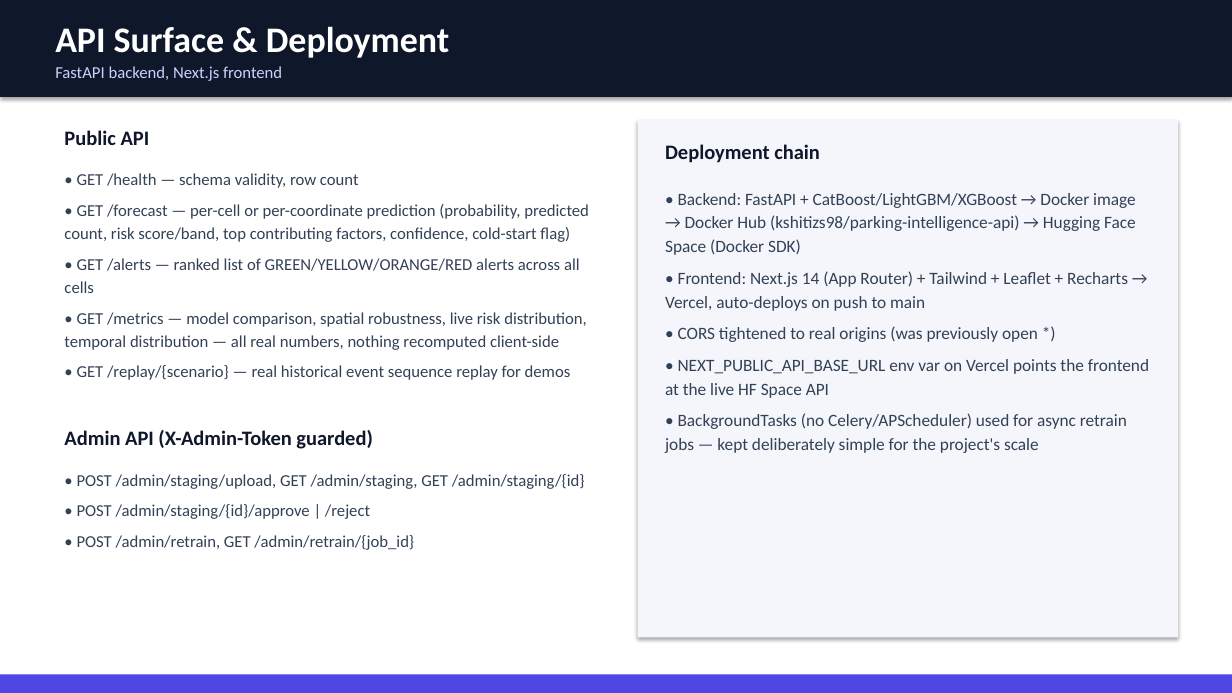
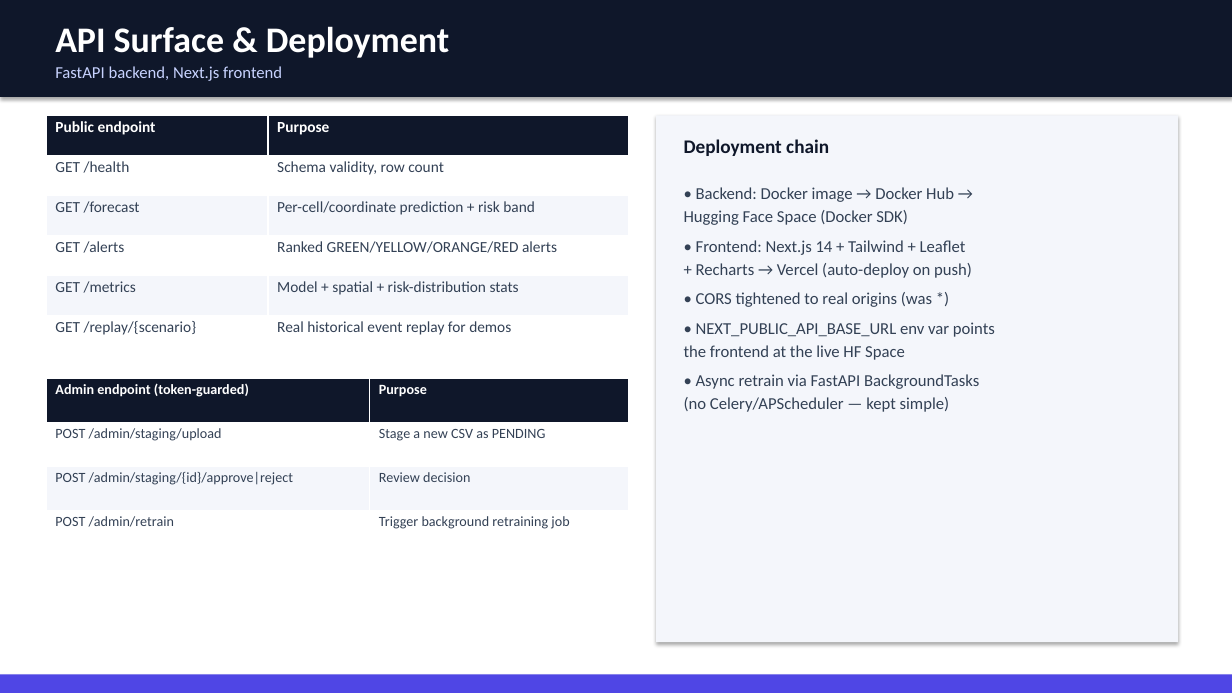
Before and after one commit to Kshitiz0809/Namma_Traffic, a slide deck: slide 10 of slides/Parking_Intelligence_Deck.pptx. Drawn at 1232x693 pixels with LibreOffice and Linux fonts; fonts in the diff are those of the drawing. Boxes give left, top, right and bottom in pixels: in the first picture for what was removed or moved away, otherwise in the second. Text is boxed around its words. In the diff, an @@ line names an element or a change of style, - is before the commit and + after.

Commit message:
Replace dense bullet paragraphs in slide deck with tables and charts
Every slide that was describing numbers in prose now uses a table or a
native PPTX bar/pie chart instead: model comparison table, multi-horizon
bar chart, risk-weight pie chart, spatial holdout drop bar chart,
regularization sweep bar chart, risk-distribution pie chart, schema/
feature/API/limitations tables. Bullet text kept to short one-liners.

```diff
--- a/slides/Parking_Intelligence_Deck.pptx
+++ b/slides/Parking_Intelligence_Deck.pptx
@@ table added at <box>46,116,628,356</box>, 6 rows, 2 columns @@
+Public endpoint | Purpose
+GET /health | Schema validity, row count
+GET /forecast | Per-cell/coordinate prediction + risk band
+GET /alerts | Ranked GREEN/YELLOW/ORANGE/RED alerts
+GET /metrics | Model + spatial + risk-distribution stats
+GET /replay/{scenario} | Real historical event replay for demos
@@ rectangle: place and size @@
-rectangle at <box>638,120,1178,638</box>
+rectangle at <box>656,116,1178,642</box>
@@ text removed at <box>64,130,150,145</box> @@
-Public API
@@ text "Deployment chain": place and size @@
-text "Deployment chain" at <box>665,144,820,163</box>
+text "Deployment chain" at <box>684,139,829,156</box>
@@ text "Deployment chain" at <box>684,139,829,156</box>: size 16 to 15 pt @@
@@ text removed at <box>64,173,589,380</box> @@
-• GET /health — schema validity, row count
-• GET /forecast — per-cell or per-coordinate prediction (probability, predicted count, risk score/band, top contributing factors, confidence, cold-start flag)
-• GET /alerts — ranked list of GREEN/YELLOW/ORANGE/RED alerts across all cells
-• GET /metrics — model comparison, spatial robustness, live risk distribution, temporal distribution — all real numbers, nothing recomputed client-side
-• GET /replay/{scenario} — real historical event sequence replay for demos
@@ text at <box>684,187,995,412</box>: text changed; size 13.5 to 13 pt @@
-• Backend: FastAPI + CatBoost/LightGBM/XGBoost → Docker image → Docker Hub (kshitizs98/parking-intelligence-api) → Hugging Face Space (Docker SDK)
-• Frontend: Next.js 14 (App Router) + Tailwind + Leaflet + Recharts → Vercel, auto-deploys on push to main
-• CORS tightened to real origins (was previously open *)
-• NEXT_PUBLIC_API_BASE_URL env var on Vercel points the frontend at the live HF Space API
-• BackgroundTasks (no Celery/APScheduler) used for async retrain jobs — kept deliberately simple for the project's scale
+• Backend: Docker image → Docker Hub →
+Hugging Face Space (Docker SDK)
+• Frontend: Next.js 14 + Tailwind + Leaflet
++ Recharts → Vercel (auto-deploy on push)
+• CORS tightened to real origins (was *)
+• NEXT_PUBLIC_API_BASE_URL env var points
+the frontend at the live HF Space
+• Async retrain via FastAPI BackgroundTasks
+(no Celery/APScheduler — kept simple)
@@ table added at <box>46,379,628,555</box>, 4 rows, 2 columns @@
+Admin endpoint (token-guarded) | Purpose
+POST /admin/staging/upload | Stage a new CSV as PENDING
+POST /admin/staging/{id}/approve|reject | Review decision
+POST /admin/retrain | Trigger background retraining job
@@ text removed at <box>64,430,372,449</box> @@
-Admin API (X-Admin-Token guarded)
@@ text removed at <box>77,474,585,550</box> @@
-• POST /admin/staging/upload, GET /admin/staging, GET /admin/staging/{id}
-• POST /admin/staging/{id}/approve | /reject
-• POST /admin/retrain, GET /admin/retrain/{job_id}
```
Also in this commit, not shown: 10 other slides changed, 1 other file.
